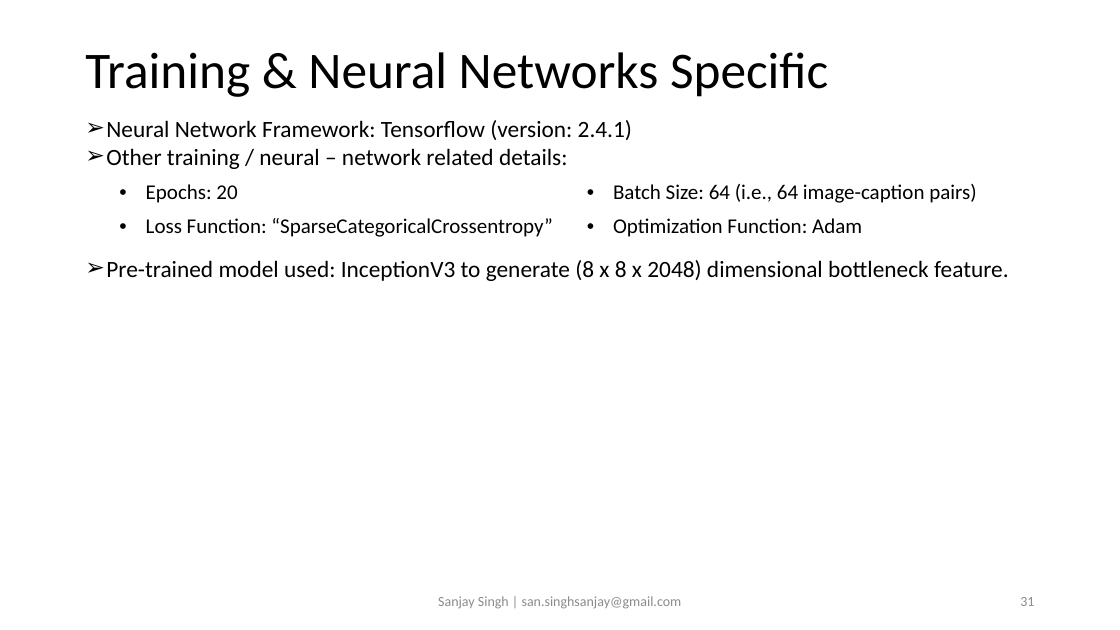
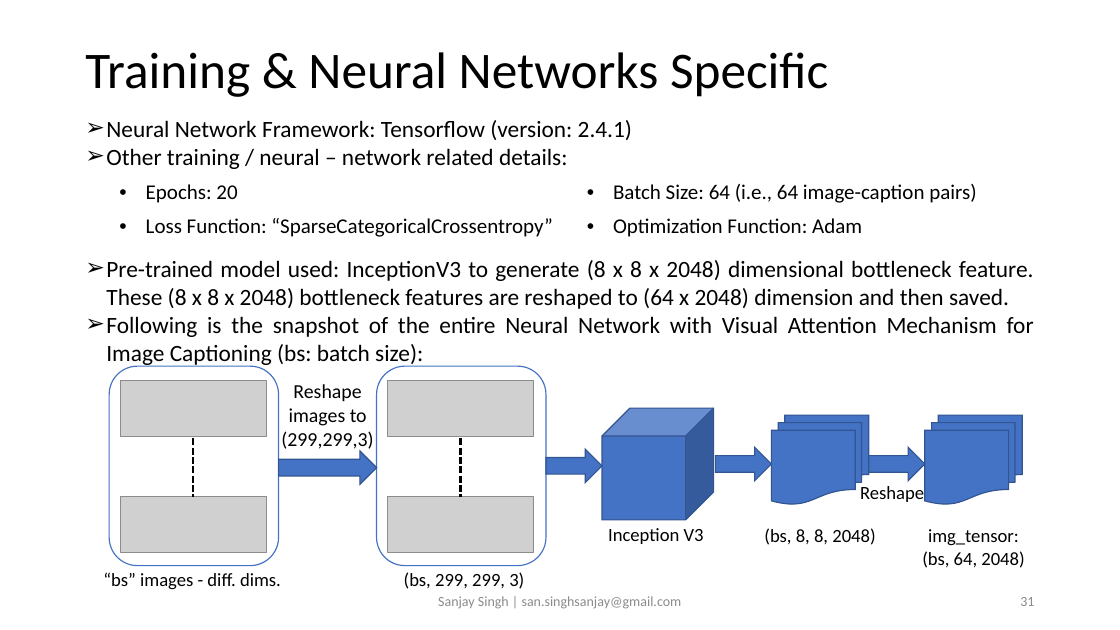
Before and after one commit to sansinghsanjay/Flickr8k_ImageCaptioning_AttentionMechanism, a slide deck: slide 31 of readme.pptx. Drawn at 1120x630 pixels with LibreOffice and Linux fonts; fonts in the diff are those of the drawing; grey boxes stand for pictures. Boxes give left, top, right and bottom in pixels: in the first picture for what was removed or moved away, otherwise in the second. Text is boxed around its words. In the diff, an @@ line names an element or a change of style, - is before the commit and + after.

```diff
--- a/readme.pptx
+++ b/readme.pptx
@@ text at (x1=106, y1=260, x2=1034, y2=367): text changed @@
-➢ Pre-trained model used: InceptionV3 to generate (8 x 8 x 2048) dimensional bottleneck feature.
+➢ Pre-trained model used: InceptionV3 to generate (8 x 8 x 2048) dimensional bottleneck feature. These (8 x 8 x 2048) bottleneck features are reshaped to (64 x 2048) dimension and then saved.
+➢ Following is the snapshot of the entire Neural Network with Visual Attention Mechanism for Image Captioning (bs: batch size):
@@ rounded rectangle added at (x1=109, y1=366, x2=279, y2=565), fill #FFFFFF, outline #4472C4 1 pt @@
@@ picture added at (x1=120, y1=381, x2=266, y2=437) @@
@@ text added at (x1=281, y1=384, x2=373, y2=452), 17 pt, text #000000 @@
+Reshape images to (299,299,3)
@@ rounded rectangle added at (x1=376, y1=366, x2=546, y2=565), fill #FFFFFF, outline #4472C4 1 pt @@
@@ picture added at (x1=387, y1=381, x2=534, y2=437) @@
@@ cube added at (x1=602, y1=408, x2=714, y2=520), fill #4472C4, outline #325491 1 pt @@
@@ flow chart multidocument added at (x1=771, y1=415, x2=869, y2=504), fill #4472C4, outline #325491 1 pt @@
@@ flow chart multidocument added at (x1=925, y1=415, x2=1023, y2=504), fill #4472C4, outline #325491 1 pt @@
@@ line added from (193, 439) to (193, 497), #000000 2 pt dashed @@
@@ line added from (460, 439) to (460, 497), #000000 2 pt dashed @@
@@ right arrow added at (x1=716, y1=448, x2=772, y2=481), fill #4472C4, outline #325491 1 pt @@
@@ right arrow added at (x1=869, y1=448, x2=925, y2=481), fill #4472C4, outline #325491 1 pt @@
@@ right arrow added at (x1=279, y1=451, x2=377, y2=485), fill #4472C4, outline #325491 1 pt @@
@@ right arrow added at (x1=546, y1=450, x2=602, y2=483), fill #4472C4, outline #325491 1 pt @@
@@ picture added at (x1=120, y1=497, x2=266, y2=553) @@
@@ picture added at (x1=387, y1=497, x2=534, y2=553) @@
@@ text added at (x1=860, y1=486, x2=924, y2=502), 16 pt, text #000000 @@
+Reshape
@@ text added at (x1=608, y1=528, x2=704, y2=544), 16 pt, text #000000 @@
+Inception V3
@@ text added at (x1=764, y1=528, x2=875, y2=545), 16 pt, text #000000 @@
+(bs, 8, 8, 2048)
@@ text added at (x1=922, y1=529, x2=1024, y2=568), 16 pt, text #000000 @@
+img_tensor:
+(bs, 64, 2048)
@@ text added at (x1=103, y1=572, x2=281, y2=590), 16 pt, text #000000 @@
+“bs” images - diff. dims.
@@ text added at (x1=404, y1=572, x2=524, y2=589), 16 pt, text #000000 @@
+(bs, 299, 299, 3)
```
Also in this commit, not shown: 1 other slide changed, 2 slides added, 1 other file.
